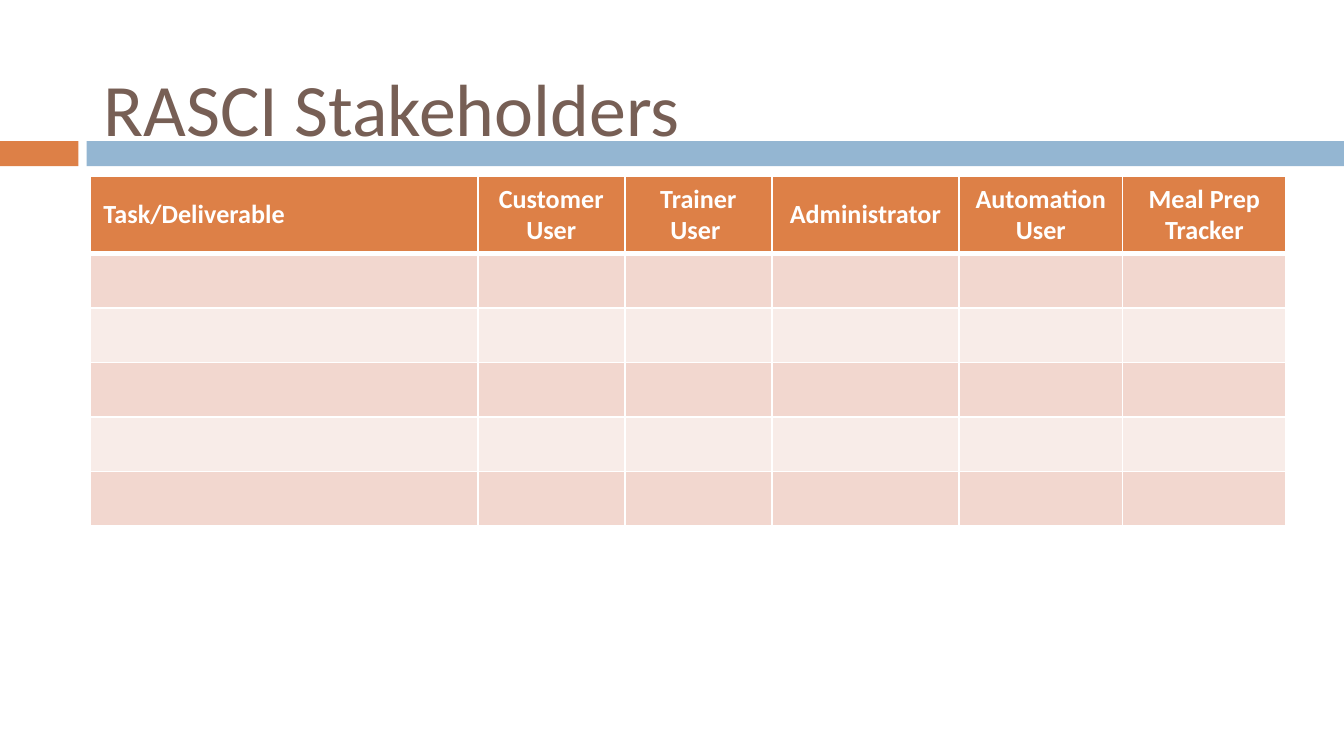
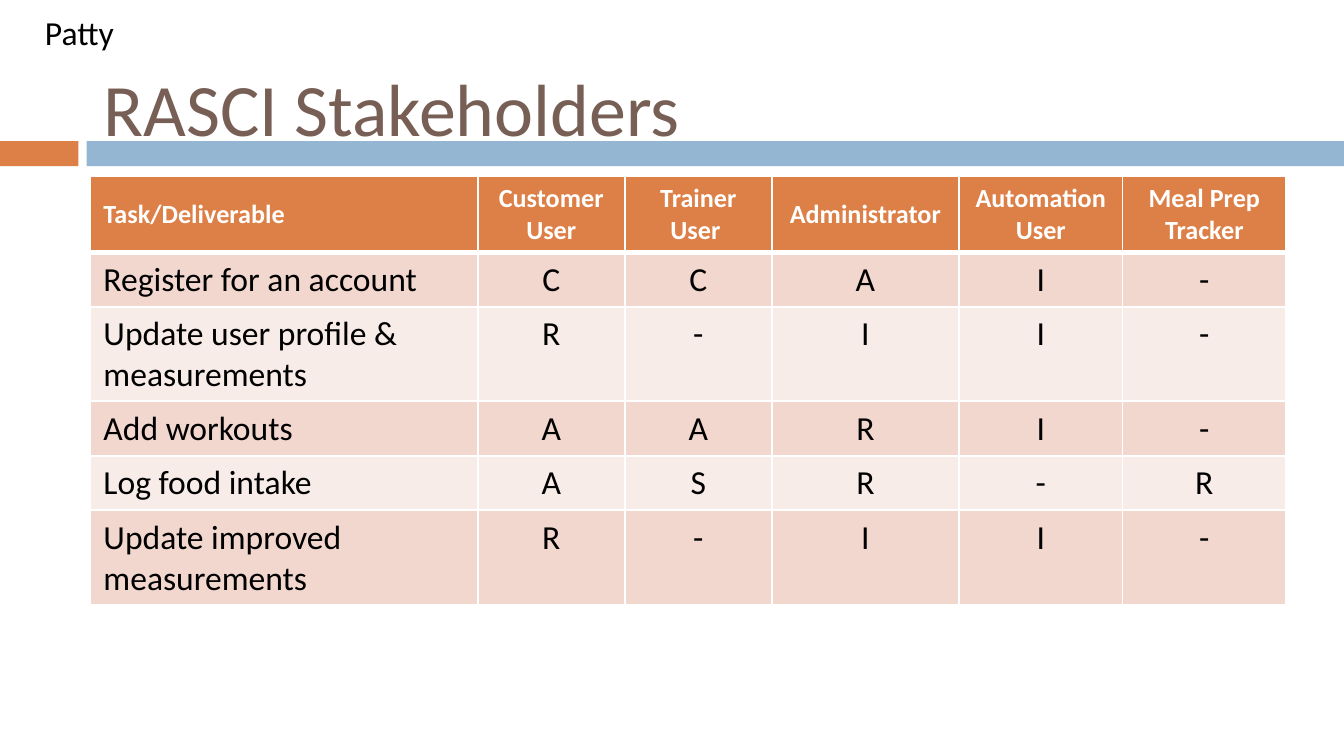
Before and after one commit to gvaccaro21/CS633---Term-Project, a slide deck: slide 6 of Final Presenation/CS_633_Zac3_term_project_report_FINAL_draft.pptx (slide 13 before the commit). Drawn at 1344x756 pixels with LibreOffice and Linux fonts; fonts in the diff are those of the drawing; background and template pictures are left out. Boxes give left, top, right and bottom in pixels: in the first picture for what was removed or moved away, otherwise in the second. Text is boxed around its words. In the diff, an @@ line names an element or a change of style, - is before the commit and + after.

Commit message:
Patty's changes integrated
RASCI, estimation accuracy, test cases, lessons learned

```diff
--- a/Final Presenation/CS_633_Zac3_term_project_report_FINAL_draft.pptx
+++ b/Final Presenation/CS_633_Zac3_term_project_report_FINAL_draft.pptx
@@ text added at [45, 23, 114, 51], 18 pt, text #000000 @@
+Patty
@@ table at [90, 176, 1285, 603] @@
-row 2:  |  |  |  |  | 
+row 2: Register for an account | C | C | A | I | -
-row 3:  |  |  |  |  | 
+row 3: Update user profile & measurements | R | - | I | I | -
-row 4:  |  |  |  |  | 
+row 4: Add workouts | A | A | R | I | -
-row 5:  |  |  |  |  | 
+row 5: Log food intake | A | S | R | - | R
-row 6:  |  |  |  |  | 
+row 6: Update improved measurements | R | - | I | I | -
```
Also in this commit, not shown: 32 other slides changed, 6 slides added, 3 slides removed.
